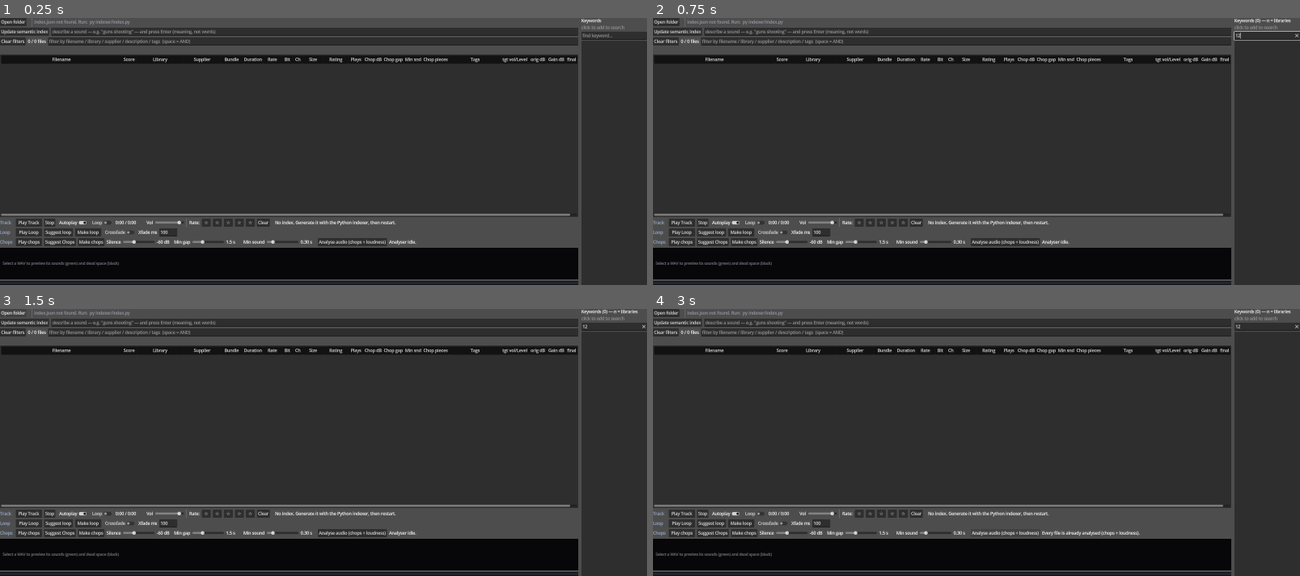
Above: before the commit, frames 1-4 (two rows, left to right).
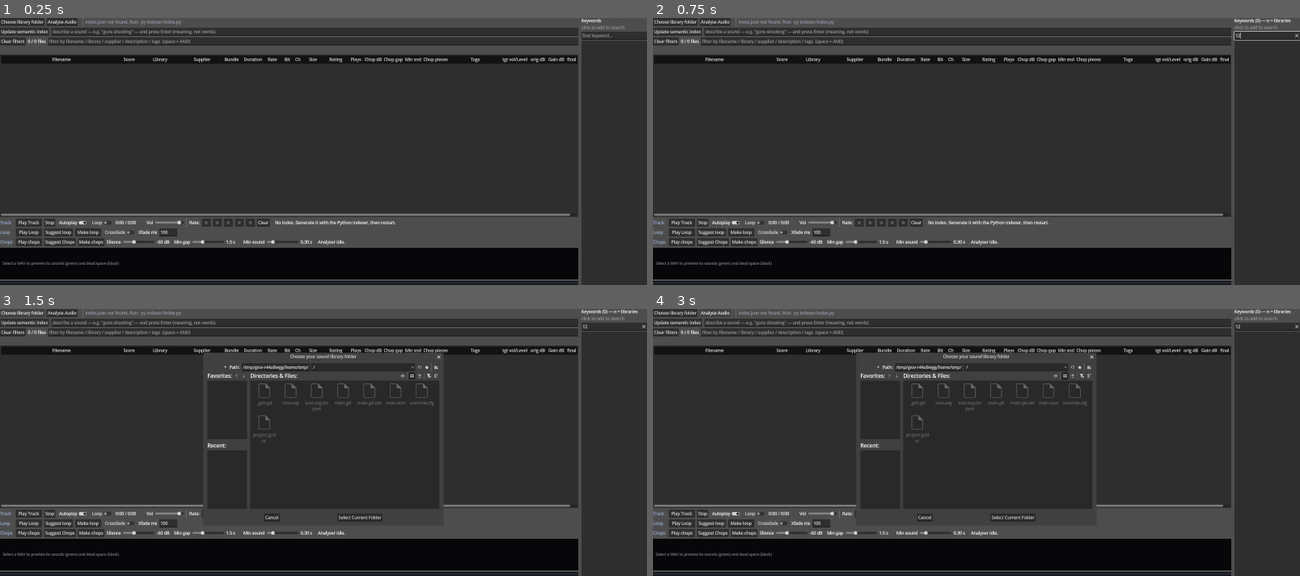
Above: after the commit, the same moments.

Repository: benedictcarter/sound_lib
Game: Godot game, scene res://main.tscn
Two runs of this game, one before a commit and one after it. Both use one fixed random seed, a clock stepped at 60 frames per second and the inputs below.
Inputs (mouse positions are in pixels of both pictures, inside the frame that each line leads up to):
- Up to frame 1 (0.25 s): no input
- Up to frame 2 (0.75 s): click (1267, 36) at 0.52 s; type "12" at 0.6 s
- Up to frame 3 (1.5 s): click (12, 314) at 1.25 s, where only the run before the commit has a clickable "Open folder"
- Up to frame 4 (3 s): click (672, 314) at 2 s, where only the run after the commit has a clickable "Choose library folder"; click "Analyse audio (chops + loudne…" (after the commit: "Analyse Audio") at 2.75 s

The runs differ from the first frame. In frame 1, 0.6% of the frame differs, in the area x 0-65%, y 0-86%; in frame 2, 0.6%; in frame 3, 2.6%, in the area x 0-69%, y 0-86%; in frame 4, 2.5%.

Commit message:
Top bar: 'Choose library folder' (picker + reindex) + move 'Analyse Audio' up
- 'Open folder' (top-left) -> 'Choose library folder': opens a native directory
  picker; on a new folder it writes library.cfg, rewires the userdata/chopping/
  loudness sidecar paths, re-indexes that folder in a thread, and reloads the view.
  (Opening a single track's folder is the row right-click -> Open folder now.)
- Moved the 'Analyse Audio' button to the top library row next to it; renamed from
  'Analyse audio (chops + loudness)' to just 'Analyse Audio' (it does both).

Co-Authored-By: Claude Opus 4.8 <noreply@anthropic.com>

Diff:
--- a/app/main.gd
+++ b/app/main.gd
@@ -452,6 +452,9 @@
 var _index_generated: String = ""        # preserved index.json "generated" stamp
 var _info_dialog: AcceptDialog            # simple summary popup (renames, etc.)
 var _sg_renames_path: String = ""         # analyse job's invalid-name rename report
+var _lib_picker: FileDialog               # "Choose library folder" directory picker
+var _reindex_thread: Thread = null        # re-index after changing the library folder
+var _reindex_busy: bool = false
 var _xfade_chk: CheckButton             # preview the region as a crossfaded loop
 var _xfade_edit: LineEdit               # crossfade length (ms) for preview + Make loop
 var _loop_spec_path: String = ""
@@ -701,11 +704,21 @@
 	barlib.add_theme_constant_override("separation", 8)
 	root.add_child(barlib)
 
-	var openbtn := Button.new()
-	openbtn.text = "Open folder"
-	openbtn.tooltip_text = "Open the selected file's folder (or the library root) in your file browser."
-	openbtn.pressed.connect(_on_reveal)
-	barlib.add_child(openbtn)
+	var libbtn := Button.new()
+	libbtn.text = "Choose library folder"
+	libbtn.tooltip_text = "Pick the folder that holds your sound library. The app " \
+		+ "updates library.cfg, re-indexes that folder, and reloads. (To open a " \
+		+ "single track's folder, right-click it → Open folder.)"
+	libbtn.pressed.connect(_on_choose_library)
+	barlib.add_child(libbtn)
+
+	_sg_btn = Button.new()
+	_sg_btn.text = "Analyse Audio"
+	_sg_btn.tooltip_text = "For every file not analysed yet, read its audio once and " \
+		+ "compute BOTH the chop suggestion and the loudness (fills the Chop, orig dB " \
+		+ "and final dB columns). Slow on a fresh library; columns fill in as it runs."
+	_sg_btn.pressed.connect(_suggest_missing_chops)
+	barlib.add_child(_sg_btn)
 
 	_lib_label = Label.new()                       # the library-root path
 	_lib_label.clip_text = true
@@ -1373,14 +1386,7 @@
 	_snd_slider = _add_slider(chopbar, "Min sound", 0.0, 2.0, 0.05, DEF_MIN_SOUND_S)
 	_snd_lbl = chopbar.get_child(chopbar.get_child_count() - 1) as Label
 
-	_sg_btn = Button.new()
-	_sg_btn.text = "Analyse audio (chops + loudness)"
-	_sg_btn.tooltip_text = "For every file not analysed yet, read its audio ONCE and " \
-		+ "compute both the chop suggestion AND the loudness (fills the Chop, orig dB " \
-		+ "and final dB columns). Slow on a fresh library; columns fill in as it runs."
-	_sg_btn.pressed.connect(_suggest_missing_chops)
-	chopbar.add_child(_sg_btn)
-
+	# ('Analyse Audio' now lives on the top library row, next to Choose library folder.)
 	_an_status = Label.new()
 	_an_status.size_flags_horizontal = Control.SIZE_EXPAND_FILL
 	_an_status.text = "Analyser idle."
@@ -2390,6 +2396,78 @@
 	OS.shell_open(folder)
 
 
+# ----- choose (change) the library folder: pick -> library.cfg -> re-index ------
+func _on_choose_library() -> void:
+	if _reindex_busy:
+		return
+	if _lib_picker == null:
+		_lib_picker = FileDialog.new()
+		_lib_picker.file_mode = FileDialog.FILE_MODE_OPEN_DIR
+		_lib_picker.access = FileDialog.ACCESS_FILESYSTEM
+		_lib_picker.use_native_dialog = true
+		_lib_picker.title = "Choose your sound library folder"
+		_lib_picker.dir_selected.connect(_on_library_chosen)
+		add_child(_lib_picker)
+	if DirAccess.dir_exists_absolute(_library_root):
+		_lib_picker.current_dir = _library_root
+	_lib_picker.popup_centered(Vector2i(900, 620))
+
+
+func _on_library_chosen(dir: String) -> void:
+	var newroot := dir.replace("\\", "/")
+	if newroot == _library_root:
+		_status_label.text = "Library unchanged."
+		return
+	if not DirAccess.dir_exists_absolute(newroot):
+		_status_label.text = "Folder not found: %s" % newroot
+		return
+	var cfg := ProjectSettings.globalize_path("res://../library.cfg").simplify_path()
+	var f := FileAccess.open(cfg, FileAccess.WRITE)
+	if f == null:
+		_status_label.text = "Could not write library.cfg"
+		return
+	f.store_string(JSON.stringify({"library_root": newroot}))
+	f.close()
+	# rewire the user-data sidecars to the new library (they live beside the audio)
+	_ud_path = newroot.path_join("userdata.json")
+	_chop_path = newroot.path_join("chopping.json")
+	_lo_path = newroot.path_join("loudness.json")
+	_reindex_library()
+
+
+func _reindex_library() -> void:
+	if _reindex_busy:
+		return
+	var script := ProjectSettings.globalize_path("res://").path_join(
+		"../indexer/index.py").simplify_path()
+	_reindex_busy = true
+	_status_label.text = "Indexing the library… (reading headers; this can take a minute)"
+	_reindex_thread = Thread.new()
+	_reindex_thread.start(_reindex_run.bind(script))
+
+
+func _reindex_run(script: String) -> void:
+	var output: Array = []
+	var code := OS.execute("py", [script], output, true)
+	if code == -1:
+		OS.execute("python", [script], output, true)
+	call_deferred("_reindex_finished")
+
+
+func _reindex_finished() -> void:
+	_reindex_busy = false
+	if _reindex_thread:
+		_reindex_thread.wait_to_finish()
+		_reindex_thread = null
+	if not FileAccess.file_exists("res://index.json"):
+		_status_label.text = "Indexing failed (no index.json). Is python on PATH?"
+		return
+	_load_userdata()                           # sidecars for the (possibly new) library
+	_load_chopping()
+	_load_loudness()
+	_load_index()                              # rebuilds the view + sets the status line
+
+
 # Space toggles play/pause globally -- except while typing in a text field (the
 # search box, an inline cell editor) or during a type-over tag edit, where Space
 # must reach the text.
@@ -3902,6 +3980,8 @@
 		_convert_thread.wait_to_finish()
 	if _sl_thread and _sl_thread.is_started():
 		_sl_thread.wait_to_finish()
+	if _reindex_thread and _reindex_thread.is_started():
+		_reindex_thread.wait_to_finish()
 
 
 func _an_finished() -> void:
Not shown, changed: CLAUDE.md
